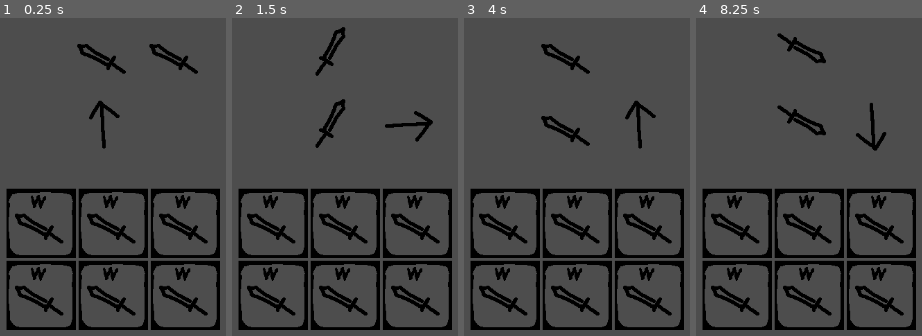
Above: before the commit, frames 1-4 (left to right).
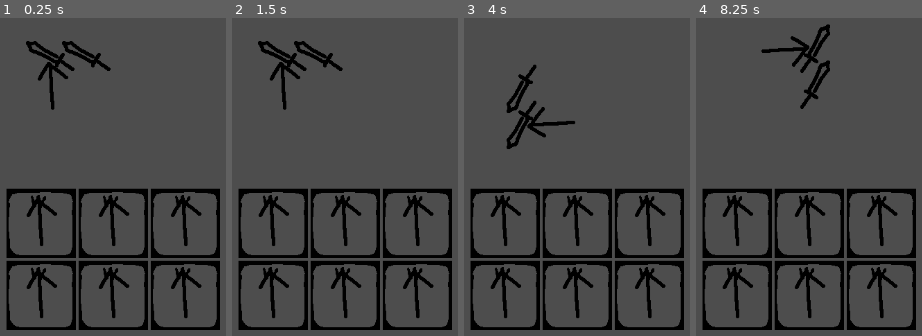
Above: after the commit, the same moments.

Repository: painttist/2023-04-04-Dungeon-Crawler-Jam
Game: Godot game, scene res://main.tscn
The game is run twice, just before and just after one commit, with the same random seed, the same clock (stepped at 60 frames per second) and the same inputs.
Inputs (mouse positions are in pixels of both pictures, inside the frame that each line leads up to):
- Up to frame 1 (0.25 s): no input
- Up to frame 2 (1.5 s): tap Enter at 0.5 s; move the mouse to (outside the picture) at 0.52 s; hold A (A) 0.53-1.25 s; click (outside the picture) at 0.67 s; tap D (D) at 0.8 s; tap Space (Space) at 1.25 s; drag from (outside the picture) to (308, 246) at 1.27 s
- Up to frame 3 (4 s): tap Enter at 2, 3.5 s; move the mouse to (660, 59) at 2.02 s; hold E (E) 2.03-2.75 s; click (660, 59) at 2.17 s; tap S (S) at 2.3 s; tap Space (Space) at 2.75 s; drag from (540, 246) to (outside the picture) at 2.77 s; move the mouse to (outside the picture) at 3.52 s; hold W (W) from 3.53 s (still down); click (outside the picture) at 3.67 s; tap A (A) at 3.8 s
- Up to frame 4 (8.25 s): release W (W) at 4.25 s; tap Space (Space) at 4.25, 8.1 s; drag from (outside the picture) to (outside the picture) at 4.27 s; move the mouse to (854, 157) at 5.02 s; hold D (D) 5.03-5.75 s; click (854, 157) at 5.17 s; tap E (E) at 5.3 s; drag from (outside the picture) to (outside the picture) at 5.77 s; move the mouse to (outside the picture) at 6.52 s; hold Q (Q) 6.53-7.25 s; click (outside the picture) at 6.67 s; tap W (W) at 6.8 s; drag from (outside the picture) to (772, 246) at 7.27 s; move the mouse to (892, 59) at 8.02 s; hold D (D) from 8.03 s (still down); click (892, 59) at 8.17 s

The runs differ from the first frame. In frame 1, 7.8% of the frame differs, in the area x 6-93%, y 7-95%; in frame 2, 7.9%; in frame 3, 8.0%, in the area x 6-93%, y 8-95%; in frame 4, 7.6%.

Commit message:
Inventory: rotation

Diff:
--- a/Inventory/Inventory.gd
+++ b/Inventory/Inventory.gd
@@ -31,10 +31,23 @@
 #			print(inventory[row][col])
 
 func check_availble_for_place(slot_id: int, tile_group: TileGroup) -> bool:
-	print("check")
+	print(slot_id, " ",tile_group)
+	if slot_id == 0 or slot_id == 1:
+		return true
+	elif slot_id == 2:
+		return tile_group.group[0][1] == null and tile_group.group[1][1] == null
+	elif slot_id == 3 or slot_id == 4:
+		return tile_group.group[1][0] == null and tile_group.group[1][1] == null
+	else:
+		return false
 
-	return true
-
-# Called every frame. 'delta' is the elapsed time since the previous frame.
-func _process(delta):
-	pass
+func handle_drop_placement(slot_id: int, tile_group: TileGroup):
+	var slot_row = slot_id / 3
+	var slot_col = slot_id % 3
+	for row in range(2):
+		for col in range(2):
+			var tile_type = tile_group.group[row][col]
+			if tile_type != null:
+				var slot: InventorySlot = inventory_slots[slot_row + row][slot_col + col]
+				slot.tile.set_item_type(tile_type)
+			# TODO: Update rotation
--- a/Inventory/InventorySlot.gd
+++ b/Inventory/InventorySlot.gd
@@ -4,12 +4,15 @@
 
 var inventory: Inventory
 var slot_id
+var tile: Tile
 
 # Called when the node enters the scene tree for the first time.
 func _ready():
 	inventory = get_parent().get_parent()
-	pass # Replace with function body.
-
+	for child in get_children():
+		if is_instance_of(child, Tile):
+			tile = child
+			break
 
 # Called every frame. 'delta' is the elapsed time since the previous frame.
 func _process(delta):
@@ -17,8 +20,8 @@
 
 func _can_drop_data(at_position, data) -> bool:
 #	print("can drop data")
-	return inventory.check_availble_for_place(slot_id, null)
+	return data.is_in_group("Loot") and inventory.check_availble_for_place(slot_id, data)
 
 func _drop_data(at_position, data):
-	print("drop data")
-	pass
+#	print("drop data")
+	inventory.handle_drop_placement(slot_id, data)
--- a/Inventory/TileGroup.gd
+++ b/Inventory/TileGroup.gd
@@ -8,6 +8,9 @@
 ]
 
 var tiles: Array[Tile]
+var is_dragging: bool = false
+var drag_offset: Vector2
+var original_pos: Vector2
 
 func init():
 	var children = get_children()
@@ -20,17 +23,11 @@
 # Called when the node enters the scene tree for the first time.
 func _ready():
 	init()
+	add_to_group("Loot")
 
-# Called every frame. 'delta' is the elapsed time since the previous frame.
 func _process(delta):
-	pass
-
-func _get_drag_data(at_position: Vector2):
-	print("get drag data: ", at_position)
-	var preview = TextureRect.new()
-	preview.texture = preload("res://Sprites/sword.png")
-	set_drag_preview(preview)
-	return self
+	if is_dragging:
+		position = get_viewport().get_mouse_position() - drag_offset
 
 func rotate_left():
 	var new_group = [
@@ -38,11 +35,10 @@
 		[group[0][0], group[1][0]]
 	]
 	group = new_group
-
+	merge_null_in_group()
 	update_tiles()
-
-#	for tile in tiles:
-#		tile.rotate_left()
+	for tile in tiles:
+		tile.rotate_left()
 
 
 func rotate_right():
@@ -51,11 +47,22 @@
 		[group[1][1], group[0][1]]
 	]
 	group = new_group
-
+	merge_null_in_group()
+	update_tiles()
 	for tile in tiles:
 		tile.rotate_right()
 
-#	update_tiles() # TODO: not sure what rotation doesnt work
+func merge_null_in_group():
+	if group[0][0] == null and group[0][1] == null:
+		group[0][0] = group[1][0]
+		group[0][1] = group[1][1]
+		group[1][0] = null
+		group[1][1] = null
+	elif group[0][0] == null and group[1][0] == null:
+		group[0][0] = group[0][1]
+		group[1][0] = group[1][1]
+		group[0][1] = null
+		group[1][1] = null
 
 func update_tiles():
 	# update tiles
@@ -71,3 +78,25 @@
 		rotate_left()
 	elif event.is_action_pressed("D"):
 		rotate_right()
+
+#func _get_drag_data(at_position: Vector2):
+#	print("get drag data: ", at_position)
+#	var preview = TextureRect.new()
+#	preview.texture = preload("res://Sprites/sword.png")
+#	set_drag_preview(preview)
+#	return self
+
+func on_tile_group_drag(event: InputEvent):
+	if event is InputEventMouseButton and event.button_index == MOUSE_BUTTON_LEFT:
+		# init dragging
+		if !is_dragging and is_valid_position(event.position):
+			is_dragging = true
+			# event.position is dragging offset
+			drag_offset = event.position
+			original_pos = self.global_position
+
+
+func is_valid_position(pos: Vector2) -> bool:
+	var row = int(pos.y) / 100	# HardCode: size of one tile
+	var col = int(pos.x) / 100
+	return group[row][col] != null
--- a/Inventory/TileGroup.tscn
+++ b/Inventory/TileGroup.tscn
@@ -4,8 +4,10 @@
 [ext_resource type="PackedScene" uid="uid://clcywk6tytxq7" path="res://Tile.tscn" id="2_wvmci"]
 
 [node name="TileGroup" type="GridContainer"]
-offset_right = 40.0
-offset_bottom = 40.0
+offset_left = -2.0
+offset_top = 1.0
+offset_right = 198.0
+offset_bottom = 201.0
 columns = 2
 script = ExtResource("2_88viw")
 
@@ -20,3 +22,5 @@
 
 [node name="Tile4" parent="." instance=ExtResource("2_wvmci")]
 layout_mode = 2
+
+[connection signal="gui_input" from="." to="." method="on_tile_group_drag"]
--- a/Tile.gd
+++ b/Tile.gd
@@ -1,28 +1,29 @@
-extends TextureRect
+extends Control
 
 class_name Tile
 
+@onready var texture_rect = $TextureRect
+
 var item_type = Globals.SWORD: set = set_item_type
-var item_rotation
 
 #signal update_sprite(type: int)
 
 func set_item_type(new_value):
 	item_type = new_value
 	update_tile_display(item_type)
-	rotate_left()
 	pass
 
 func update_tile_display(type):
 #	print("signal recevied")
 	if type != null:
-		texture = Globals.sprite_dict[type]
+		texture_rect.texture = Globals.sprite_dict[type]
 	else:
-		texture = null
+		texture_rect.texture = null
 	pass
 
+
 func rotate_left():
-	set_rotation_degrees(rotation_degrees - 90)
+	rotation_degrees -= 90
 
 func rotate_right():
-	rotation_degrees += 90.0
+	rotation_degrees += 90
--- a/Tile.tscn
+++ b/Tile.tscn
@@ -1,11 +1,23 @@
 [gd_scene load_steps=3 format=3 uid="uid://clcywk6tytxq7"]
 
-[ext_resource type="Texture2D" uid="uid://cwdo64ylusvjf" path="res://Sprites/sword.png" id="1_tujvy"]
 [ext_resource type="Script" path="res://Tile.gd" id="2_gnevd"]
+[ext_resource type="Texture2D" uid="uid://cbaikqtj8f2j5" path="res://Sprites/arrow_up.png" id="2_m0qlt"]
 
-[node name="Tile" type="TextureRect"]
+[node name="Tile" type="Control"]
+layout_mode = 3
+anchors_preset = 0
 offset_right = 100.0
 offset_bottom = 100.0
 pivot_offset = Vector2(50, 50)
-texture = ExtResource("1_tujvy")
+size_flags_horizontal = 3
+size_flags_vertical = 3
 script = ExtResource("2_gnevd")
+
+[node name="TextureRect" type="TextureRect" parent="."]
+layout_mode = 1
+anchors_preset = 15
+anchor_right = 1.0
+anchor_bottom = 1.0
+grow_horizontal = 2
+grow_vertical = 2
+texture = ExtResource("2_m0qlt")
--- a/main.tscn
+++ b/main.tscn
@@ -24,7 +24,7 @@
 offset_bottom = 471.0
 
 [node name="TileGroup" parent="." instance=ExtResource("2_gth2a")]
-offset_left = 506.0
-offset_top = 124.0
-offset_right = 606.0
-offset_bottom = 224.0
+offset_left = 458.0
+offset_top = 146.0
+offset_right = 558.0
+offset_bottom = 246.0
